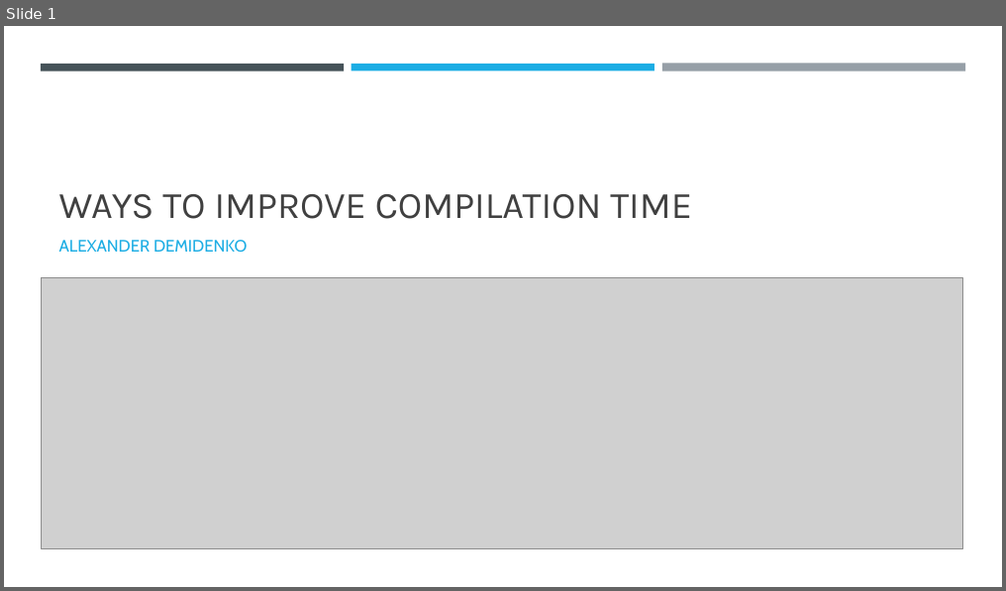
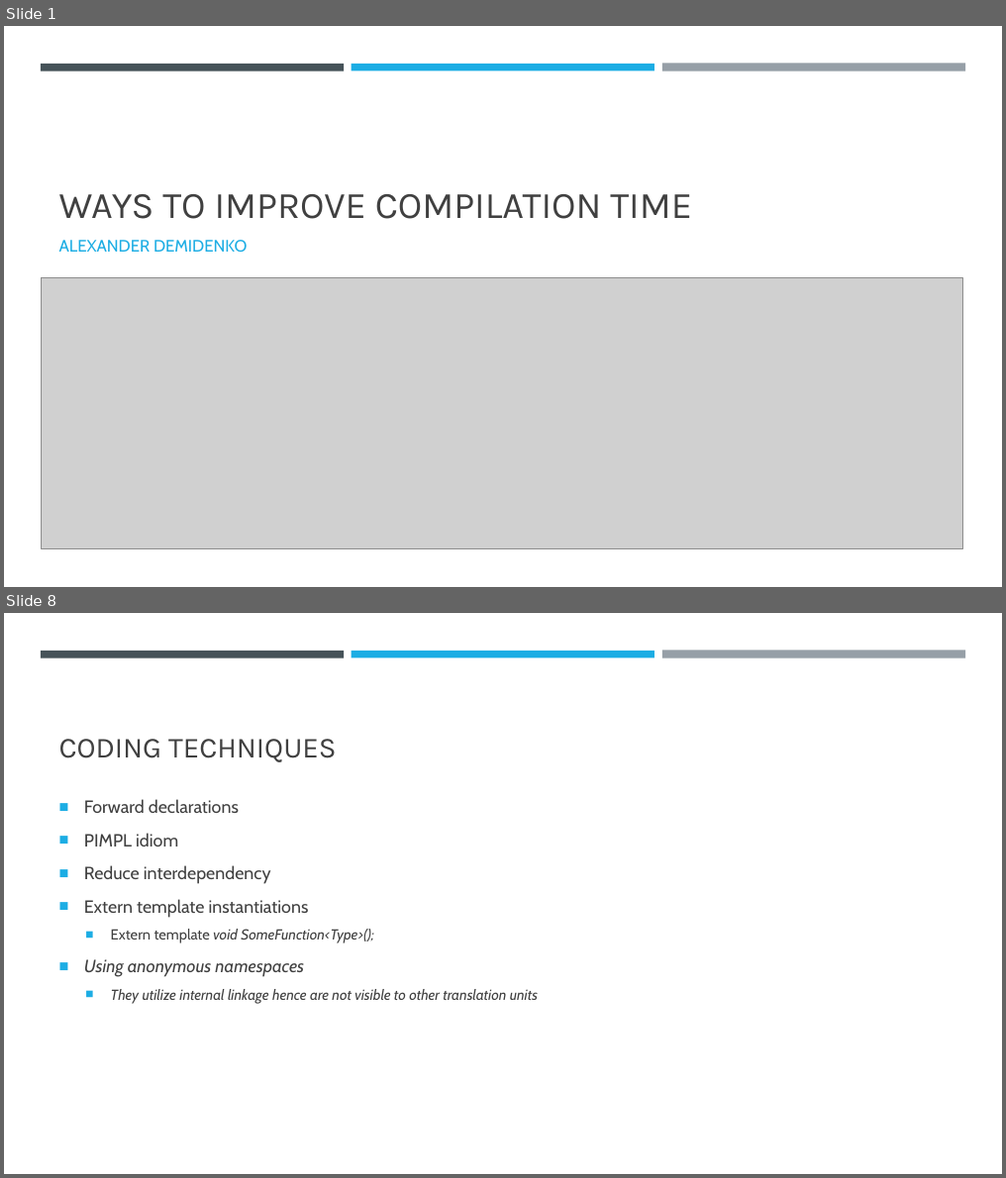
Before and after one commit to xseven/presentations, a slide deck: speed-and-refactor/Ways-to-improve-Compilation-time.pptx. Shown one above the other, each under a label of ours: slide 1 before the commit, slides 1 and 8 after it; the slides between them are not shown. The pictures are 1006x591 and 1006x1178 pixels, drawn with LibreOffice and Linux fonts; fonts in the diff are those of the drawing; grey boxes stand for pictures. Boxes give left, top, right and bottom in pixels: in the first picture for what was removed or moved away, otherwise in the second. Text is boxed around its words. In the diff, an @@ line names an element or a change of style, - is before the commit and + after.

```diff
--- a/speed-and-refactor/Ways-to-improve-Compilation-time.pptx
+++ b/speed-and-refactor/Ways-to-improve-Compilation-time.pptx
@@ slide 8 added at <box>4,613,1002,1174</box>, background #FFFFFF @@
@@ rectangle added at <box>41,651,344,658</box>, fill #465359 @@
@@ rectangle added at <box>351,651,654,658</box>, fill #1CADE4 @@
@@ rectangle added at <box>662,651,965,659</box>, fill #969FA7 @@
@@ title added at <box>59,739,337,762</box>, 28 pt, text #404040 @@
+CODING TECHNIQUES
@@ text added at <box>84,799,538,1004</box>, 14 pt, text #404040, italic @@
+■ Forward declarations
+■ PIMPL idiom
+■ Reduce interdependency
+■ Extern template instantiations
+  ■ Extern template void SomeFunction<Type>();
+■ Using anonymous namespaces
+  ■ They utilize internal linkage hence are not visible to other translation units
```
Also in this commit, not shown: 4 slides changed, 5 other slides added.
